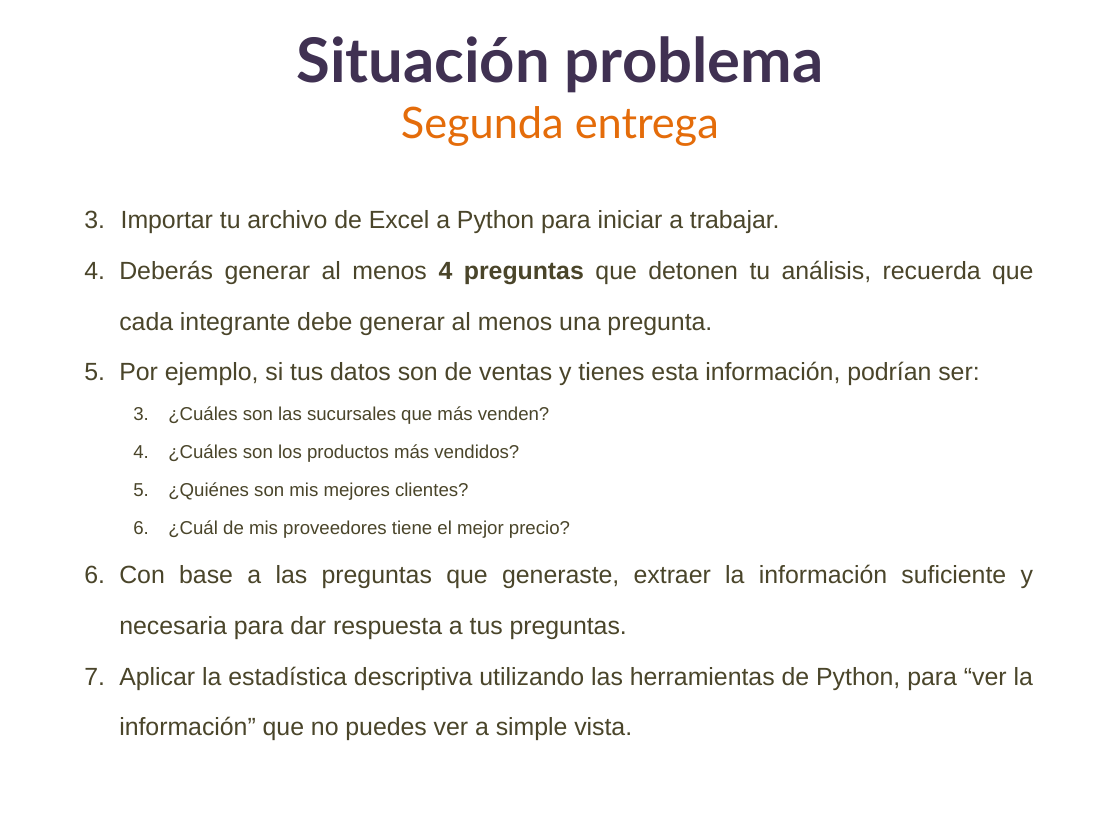
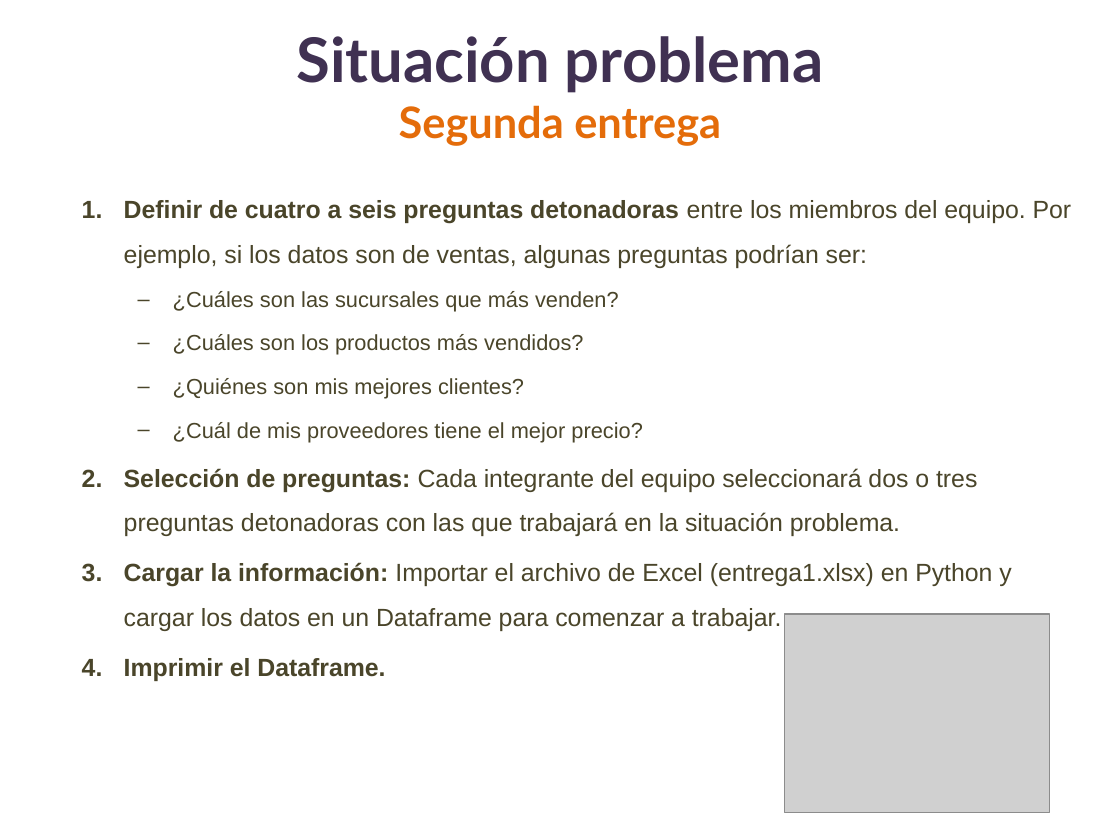
Before and after one commit to lizetheP/PensamientoC, a slide deck: slide 5 of CalendarioAgo2026/proyecto/SITUACION_PROBLEMA.pptx (slide 4 before the commit). Drawn at 1120x840 pixels with LibreOffice and Linux fonts; fonts in the diff are those of the drawing; grey boxes stand for pictures. Boxes give left, top, right and bottom in pixels: in the first picture for what was removed or moved away, otherwise in the second. Text is boxed around its words. In the diff, an @@ line names an element or a change of style, - is before the commit and + after.

```diff
--- a/CalendarioAgo2026/proyecto/SITUACION_PROBLEMA.pptx
+++ b/CalendarioAgo2026/proyecto/SITUACION_PROBLEMA.pptx
@@ title "Situación problema Segunda entrega" at box(296, 36, 823, 146): bold on in "Segunda entrega" @@
@@ text at box(124, 200, 1072, 268): text changed @@
-3. Importar tu archivo de Excel a Python para iniciar a trabajar.
-4. Deberás generar al menos 4 preguntas que detonen tu análisis, recuerda que cada integrante debe generar al menos una pregunta.
-5. Por ejemplo, si tus datos son de ventas y tienes esta información, podrían ser:
+1. Definir de cuatro a seis preguntas detonadoras entre los miembros del equipo. Por ejemplo, si los datos son de ventas, algunas preguntas podrían ser:
@@ text at box(173, 291, 642, 442): size 12 to 14 pt in "¿Cuáles son las sucursales que más venden?", "¿Cuáles son los productos más vendidos?", "¿Quiénes son mis mejores clientes?", "¿Cuál de mis proveedores tiene el mejor ..."; alignment justified to left; bullet 1. to –; line spacing 1.7 to 1.5; more space between paragraphs @@
@@ text at box(124, 468, 1011, 681): text changed @@
-6. Con base a las preguntas que generaste, extraer la información suficiente y necesaria para dar respuesta a tus preguntas.
-7. Aplicar la estadística descriptiva utilizando las herramientas de Python, para “ver la información” que no puedes ver a simple vista.
+2. Selección de preguntas: Cada integrante del equipo seleccionará dos o tres preguntas detonadoras con las que trabajará en la situación problema.
+3. Cargar la información: Importar el archivo de Excel (entrega1.xlsx) en Python y cargar los datos en un Dataframe para comenzar a trabajar.
+4. Imprimir el Dataframe.
@@ picture added at box(785, 614, 1049, 812) @@
```
Also in this commit, not shown: 12 other slides changed, 2 slides added, 5 slides removed, 7 other files.
